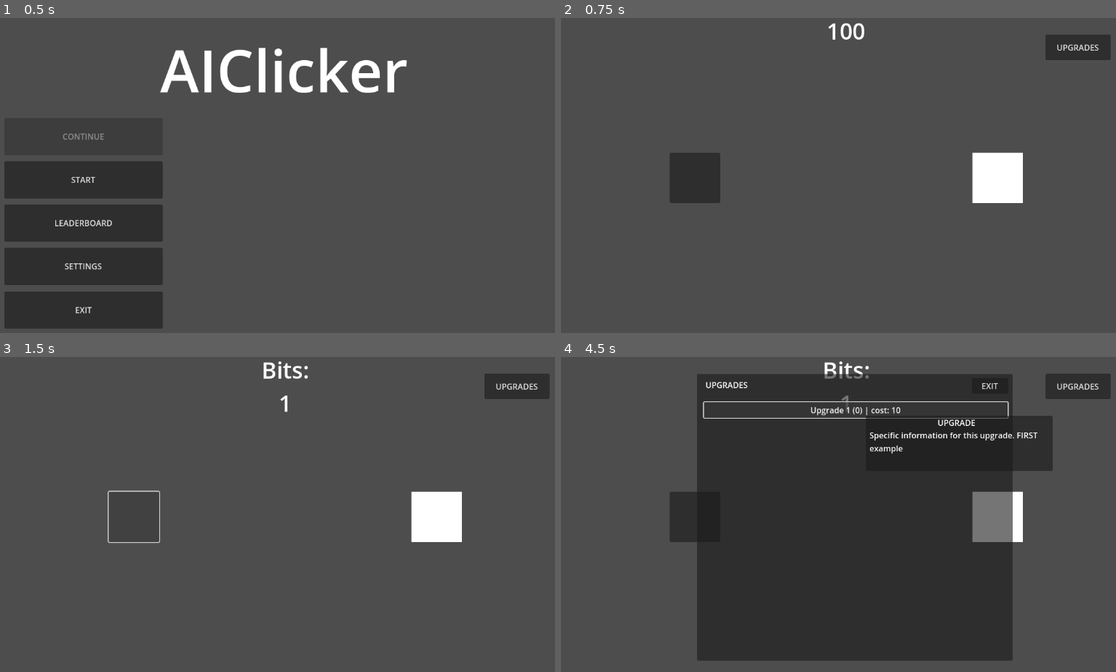
Above: before the commit, frames 1-4 (two rows, left to right).
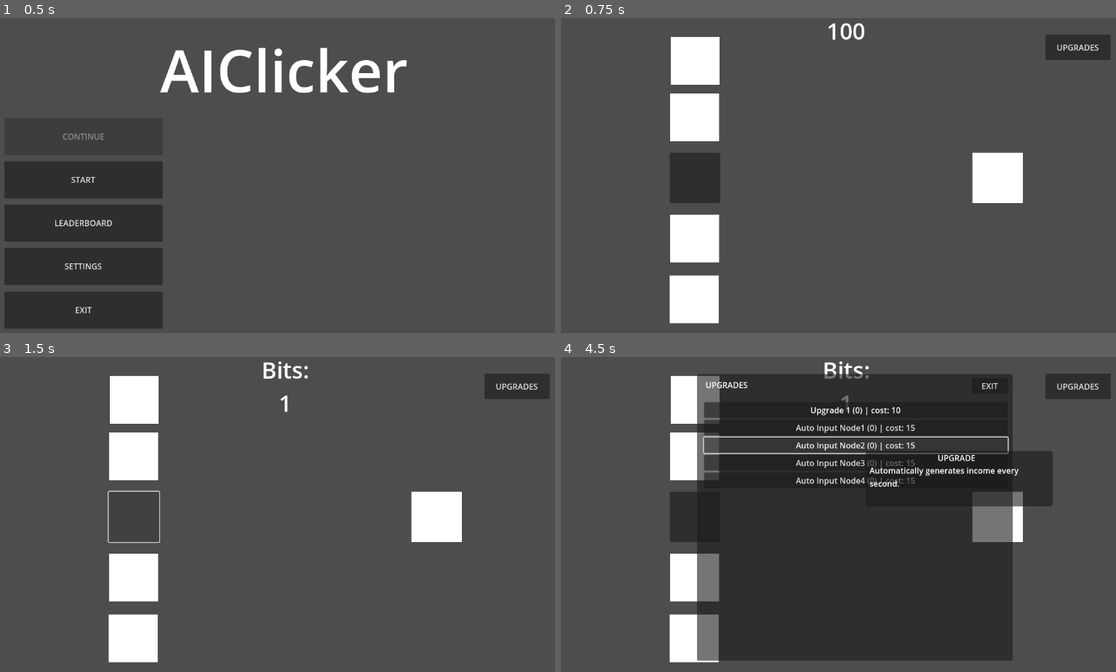
Above: after the commit, the same moments.

Repository: lukkool/Clickeriai
Game: Godot game, scene res://scenes/mainMenu/MainMenu.tscn
The game is run twice, just before and just after one commit, with the same random seed, the same clock (stepped at 60 frames per second) and the same inputs. Sound files missing from this copy of the repository are replaced by a short silence.
Inputs (mouse positions are in pixels of both pictures, inside the frame that each line leads up to):
- Up to frame 1 (0.5 s): no input
- Up to frame 2 (0.75 s): click "START" at 0.5 s
- Up to frame 3 (1.5 s): click (133, 517) at 1.25 s
- Up to frame 4 (4.5 s): click "UPGRADES" at 2 s; click "Upgrade 1 (0) | cost: 10" at 2.75 s; click "Upgrade 1 (0) | cost: 10" (after the commit: "Auto Input Node1 (0) | cost: …") at 3.5 s; click "Upgrade 1 (0) | cost: 10" (after the commit: "Auto Input Node2 (0) | cost: …") at 4.25 s

Frame 1 is identical in both runs. In frame 2, 5.4% of the frame differs, in the area x 19-29%, y 5-98%; in frame 3, 5.4%; in frame 4, 9.4%, in the area x 19-89%, y 5-98%.

Commit message:
Added auto input nodes and modified the saveload to save the purchased nodes

Diff:
--- /dev/null
+++ b/scenes/gameScene/AutoInputNode.gd
@@ -0,0 +1,28 @@
+extends Control
+
+signal output_activated(val)
+
+var income_amount: int = 1
+var interval: float = 1.0  # Time in seconds between activations
+var timer: Timer
+var enabled: bool = false
+
+func _ready() -> void:
+	timer = Timer.new()
+	timer.wait_time = interval
+	timer.autostart = true
+	timer.timeout.connect(_on_timer_timeout)
+	add_child(timer)
+
+func _on_timer_timeout() -> void:
+	output_activated.emit(income_amount)
+
+func set_income_amount(amount: int) -> void:
+	income_amount = amount
+
+func set_interval(new_interval: float) -> void:
+	interval = new_interval
+	timer.wait_time = interval
+
+func set_enabled(is_enabled: bool) -> void:
+	enabled = is_enabled
--- /dev/null
+++ b/scenes/gameScene/AutoInputNode2.gd
@@ -0,0 +1,28 @@
+extends Control
+
+signal output_activated(val)
+
+var income_amount: int = 2
+var interval: float = 2.0  # Time in seconds between activations
+var timer: Timer
+var enabled: bool = false
+
+func _ready() -> void:
+	timer = Timer.new()
+	timer.wait_time = interval
+	timer.autostart = true
+	timer.timeout.connect(_on_timer_timeout)
+	add_child(timer)
+
+func _on_timer_timeout() -> void:
+	output_activated.emit(income_amount)
+
+func set_income_amount(amount: int) -> void:
+	income_amount = amount
+
+func set_interval(new_interval: float) -> void:
+	interval = new_interval
+	timer.wait_time = interval
+
+func set_enabled(is_enabled: bool) -> void:
+	enabled = is_enabled
--- /dev/null
+++ b/scenes/gameScene/AutoInputNode3.gd
@@ -0,0 +1,28 @@
+extends Control
+
+signal output_activated(val)
+
+var income_amount: int = 5
+var interval: float = 5.0  # Time in seconds between activations
+var timer: Timer
+var enabled: bool = false
+
+func _ready() -> void:
+	timer = Timer.new()
+	timer.wait_time = interval
+	timer.autostart = true
+	timer.timeout.connect(_on_timer_timeout)
+	add_child(timer)
+
+func _on_timer_timeout() -> void:
+	output_activated.emit(income_amount)
+
+func set_income_amount(amount: int) -> void:
+	income_amount = amount
+
+func set_interval(new_interval: float) -> void:
+	interval = new_interval
+	timer.wait_time = interval
+
+func set_enabled(is_enabled: bool) -> void:
+	enabled = is_enabled
--- /dev/null
+++ b/scenes/gameScene/AutoInputNode4.gd
@@ -0,0 +1,28 @@
+extends Control
+
+signal output_activated(val)
+
+var income_amount: int = 10
+var interval: float = 10.0  # Time in seconds between activations
+var timer: Timer
+var enabled: bool = false
+
+func _ready() -> void:
+	timer = Timer.new()
+	timer.wait_time = interval
+	timer.autostart = true
+	timer.timeout.connect(_on_timer_timeout)
+	add_child(timer)
+
+func _on_timer_timeout() -> void:
+	output_activated.emit(income_amount)
+
+func set_income_amount(amount: int) -> void:
+	income_amount = amount
+
+func set_interval(new_interval: float) -> void:
+	interval = new_interval
+	timer.wait_time = interval
+
+func set_enabled(is_enabled: bool) -> void:
+	enabled = is_enabled
--- a/scenes/gameScene/SaveLoad.gd
+++ b/scenes/gameScene/SaveLoad.gd
@@ -58,6 +58,19 @@
 		game_scene.upgr_auto_input_node3 = save_data["upgr_auto_input_node3"]
 		game_scene.upgr_auto_input_node4 = save_data["upgr_auto_input_node4"]
 
+		if game_scene.upgr_auto_input_node1:
+			game_scene.auto_input_node.set_enabled(true)
+			game_scene.auto_input_node.output_activated.connect(func(val): game_scene.score += val)
+		if game_scene.upgr_auto_input_node2:
+			game_scene.auto_input_node2.set_enabled(true)
+			game_scene.auto_input_node2.output_activated.connect(func(val): game_scene.score += val)
+		if game_scene.upgr_auto_input_node3:
+			game_scene.auto_input_node3.set_enabled(true)
+			game_scene.auto_input_node3.output_activated.connect(func(val): game_scene.score += val)
+		if game_scene.upgr_auto_input_node4:
+			game_scene.auto_input_node4.set_enabled(true)
+			game_scene.auto_input_node4.output_activated.connect(func(val): game_scene.score += val)
+
 		print("Game loaded!")
 	else:
 		print("Error: Could not load game.")
--- a/scenes/gameScene/gameScene.gd
+++ b/scenes/gameScene/gameScene.gd
@@ -2,7 +2,10 @@
 
 @onready var score_label:Label = $CurrencyLabel
 @onready var output_node:Control = $OutputNode
-
+@onready var auto_input_node: Control = $AutoInputNode
+@onready var auto_input_node2: Control = $AutoInputNode2
+@onready var auto_input_node3: Control = $AutoInputNode3
+@onready var auto_input_node4: Control = $AutoInputNode4
 
 var score:int:
 	set(val):
@@ -15,6 +18,10 @@
 	if should_load:
 		get_node("SaveLoadManager").load_game()
 	output_node.output_activated.connect(func(val): score += val)
+	auto_input_node.set_enabled(false)
+	auto_input_node2.set_enabled(false)
+	auto_input_node3.set_enabled(false)
+	auto_input_node4.set_enabled(false)
 
 
 var dense_layer_nodes:int = 0
--- a/scenes/gameScene/gameScene.tscn
+++ b/scenes/gameScene/gameScene.tscn
@@ -8,6 +8,12 @@
 [ext_resource type="Script" path="res://scenes/gameScene/outputNode/output_node.gd" id="3_2sikp"]
 [ext_resource type="Script" path="res://scenes/gameScene/currency_label.gd" id="5_0tvsb"]
 [ext_resource type="PackedScene" uid="uid://ba7xr7emiqkau" path="res://scenes/gameScene/upgrades/upgradeMenu.tscn" id="5_abvow"]
+[ext_resource type="Script" path="res://scenes/gameScene/AutoInputNode.gd" id="9_30xkf"]
+[ext_resource type="Script" path="res://scenes/gameScene/AutoInputNode2.gd" id="10_t33rj"]
+[ext_resource type="Script" path="res://scenes/gameScene/AutoInputNode3.gd" id="11_nom2l"]
+[ext_resource type="Script" path="res://scenes/gameScene/AutoInputNode4.gd" id="12_3jige"]
+
+[sub_resource type="CanvasTexture" id="CanvasTexture_1io4r"]
 
 [node name="GameScene" type="Control"]
 layout_mode = 3
@@ -44,6 +50,66 @@
 horizontal_alignment = 1
 script = ExtResource("5_0tvsb")
 
+[node name="AutoInputNode" type="TextureRect" parent="."]
+layout_mode = 1
+anchors_preset = -1
+anchor_left = 0.5
+anchor_top = 0.5
+anchor_right = 0.5
+anchor_bottom = 0.5
+offset_left = -349.0
+offset_top = 73.0
+offset_right = -252.0
+offset_bottom = 168.0
+texture = SubResource("CanvasTexture_1io4r")
+script = ExtResource("9_30xkf")
+metadata/_edit_use_anchors_ = true
+
+[node name="AutoInputNode2" type="TextureRect" parent="."]
+layout_mode = 1
+anchors_preset = -1
+anchor_left = 0.5
+anchor_top = 0.5
+anchor_right = 0.5
+anchor_bottom = 0.5
+offset_left = -349.0
+offset_top = -168.0
+offset_right = -252.0
+offset_bottom = -73.0
+grow_horizontal = 2
+texture = SubResource("CanvasTexture_1io4r")
+script = ExtResource("10_t33rj")
+
+[node name="AutoInputNode3" type="TextureRect" parent="."]
+layout_mode = 1
+anchors_preset = -1
+anchor_left = 0.5
+anchor_top = 0.5
+anchor_right = 0.5
+anchor_bottom = 0.5
+offset_left = -348.0
+offset_top = -280.0
+offset_right = -251.0
+offset_bottom = -185.0
+texture = SubResource("CanvasTexture_1io4r")
+script = ExtResource("11_nom2l")
+metadata/_edit_use_anchors_ = true
+
+[node name="AutoInputNode4" type="TextureRect" parent="."]
+layout_mode = 1
+anchors_preset = -1
+anchor_left = 0.5
+anchor_top = 0.5
+anchor_right = 0.5
+anchor_bottom = 0.5
+offset_left = -350.0
+offset_top = 194.0
+offset_right = -253.0
+offset_bottom = 289.0
+texture = SubResource("CanvasTexture_1io4r")
+script = ExtResource("12_3jige")
+metadata/_edit_use_anchors_ = true
+
 [node name="UpgradeMenu" parent="." instance=ExtResource("5_abvow")]
 layout_mode = 1
 offset_left = -2.0
--- a/scenes/gameScene/upgrades/upgradeMenu.gd
+++ b/scenes/gameScene/upgrades/upgradeMenu.gd
@@ -40,6 +40,23 @@
 			upgrade_level += 1 #upgrade level
 			button.text = "{0} ({1}) | cost: {2}".format([button.get_meta("name"), upgrade_level, upgrade_cost])
 
+		match button.get_meta("name"):
+			"AutoInputNode1":
+				game_scene.auto_input_node.set_enabled(true)
+				game_scene.auto_input_node.output_activated.connect(func(val): game_scene.score += val)
+				game_scene.upgr_auto_input_node1 = true
+			"AutoInputNode2":
+				game_scene.auto_input_node2.set_enabled(true)
+				game_scene.auto_input_node2.output_activated.connect(func(val): game_scene.score += val)
+				game_scene.upgr_auto_input_node2 = true
+			"AutoInputNode3":
+				game_scene.auto_input_node3.set_enabled(true)
+				game_scene.auto_input_node3.output_activated.connect(func(val): game_scene.score += val)
+				game_scene.upgr_auto_input_node3 = true
+			"AutoInputNode4":
+				game_scene.auto_input_node4.set_enabled(true)
+				game_scene.auto_input_node4.output_activated.connect(func(val): game_scene.score += val)
+				game_scene.upgr_auto_input_node4 = true
 
 func show_tooltip(button: Button): #shows tooltip by obtaining metadata from the specific button
 	if button.has_meta("tooltip_text"):
--- a/scenes/gameScene/upgrades/upgradeMenu.tscn
+++ b/scenes/gameScene/upgrades/upgradeMenu.tscn
@@ -64,6 +64,30 @@
 metadata/tooltip_text = "Specific information for this upgrade. FIRST example"
 metadata/name = "Upgrade 1"
 
+[node name="Button2" type="Button" parent="Panel/VBoxContainer" groups=["upgrade_buttons"]]
+layout_mode = 2
+text = "Auto Input Node1 (0) | cost: 15"
+metadata/name = "AutoInputNode1"
+metadata/tooltip_text = "Automatically generates income every second."
+
+[node name="Button3" type="Button" parent="Panel/VBoxContainer" groups=["upgrade_buttons"]]
+layout_mode = 2
+text = "Auto Input Node2 (0) | cost: 15"
+metadata/name = "AutoInputNode2"
+metadata/tooltip_text = "Automatically generates income every second."
+
+[node name="Button4" type="Button" parent="Panel/VBoxContainer" groups=["upgrade_buttons"]]
+layout_mode = 2
+text = "Auto Input Node3 (0) | cost: 15"
+metadata/name = "AutoInputNode3"
+metadata/tooltip_text = "Automatically generates income every second."
+
+[node name="Button5" type="Button" parent="Panel/VBoxContainer" groups=["upgrade_buttons"]]
+layout_mode = 2
+text = "Auto Input Node4 (0) | cost: 15"
+metadata/name = "AutoInputNode4"
+metadata/tooltip_text = "Automatically generates income every second."
+
 [node name="Tooltip" type="Control" parent="."]
 visible = false
 anchors_preset = 0
Not shown: 1 places in scenes/gameScene/gameScene.tscn that only renumber resources
